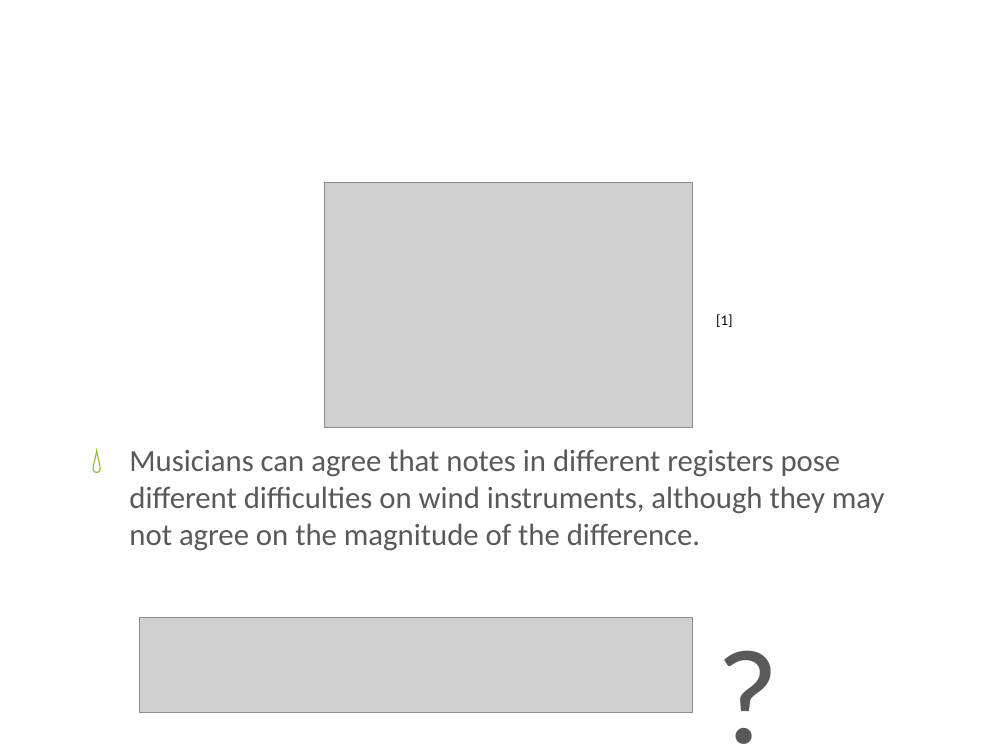
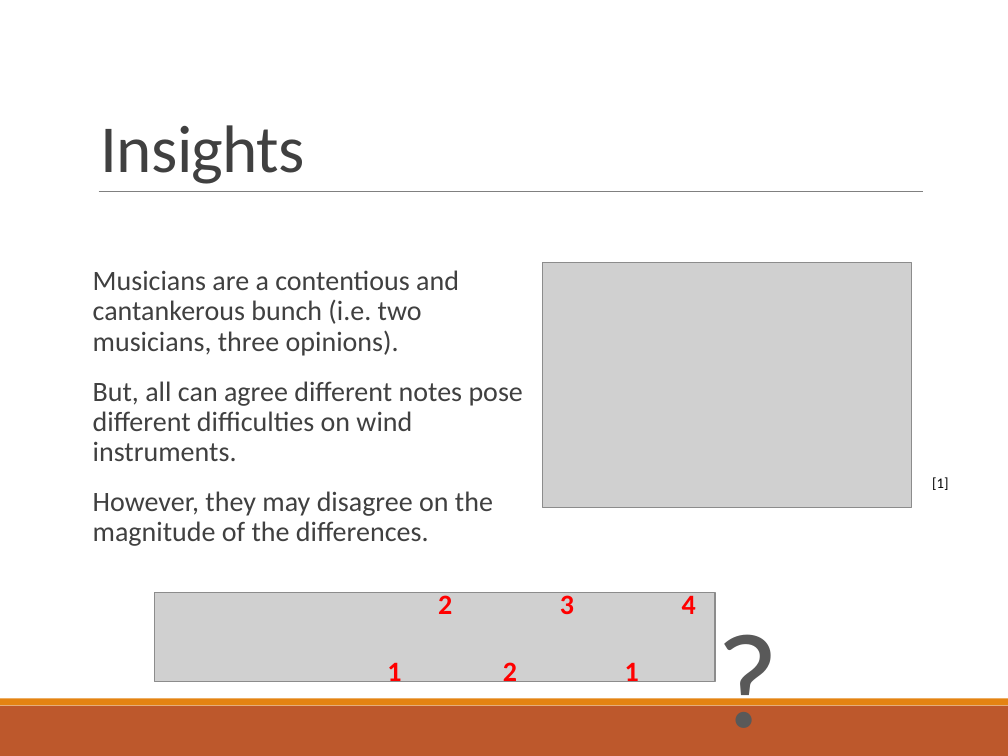
Before and after one commit to xwsxethan/MusicScoring, a slide deck: slide 4 of Documents/Thesis/ThesisDissertation.pptx (slide 3 before the commit). Drawn at 1008x756 pixels with LibreOffice and Linux fonts; fonts in the diff are those of the drawing; grey boxes stand for pictures; background and template pictures are left out. Boxes give left, top, right and bottom in pixels: in the first picture for what was removed or moved away, otherwise in the second. Text is boxed around its words. In the diff, an @@ line names an element or a change of style, - is before the commit and + after.

Commit message:
Updating slides for xwsxethan/MusicScoring#103

```diff
--- a/Documents/Thesis/ThesisDissertation.pptx
+++ b/Documents/Thesis/ThesisDissertation.pptx
@@ title "Insights": place and size @@
-title "Insights" at (50,38,958,164)
+title "Insights" at (101,125,305,184)
@@ title "Insights" at (101,125,305,184): size 46 to 48 pt, text colour #FFFFFF to #404040, letter spacing 0 to -0.5 pt; alignment centre to left; line spacing 1 to 0.85; vertical alignment middle to bottom @@
@@ line added from (99, 192) to (922, 192), #808080 0.5 pt @@
@@ picture: place and size @@
-picture at (325,182,694,427)
+picture at (542,262,911,507)
@@ text at (93,270,523,546): text changed; size 22 to 20 pt; text colour #595959 to #404040 @@
-💧 Musicians can agree that notes in different registers pose different difficulties on wind instruments, although they may not agree on the magnitude of the difference.
+  Musicians are a contentious and cantankerous bunch (i.e. two musicians, three opinions).
+  But, all can agree different notes pose different difficulties on wind instruments.
+  However, they may disagree on the magnitude of the differences.
@@ text "[1]": place and size @@
-text "[1]" at (716,314,732,327)
+text "[1]" at (932,477,948,490)
@@ text "?": place and size @@
-text "?" at (618,549,877,747)
+text "?" at (618,533,877,731)
@@ picture: place and size @@
-picture at (140,617,694,712)
+picture at (154,593,715,682)
@@ text added at (438,590,696,688), 20 pt, text #FF0000, bold @@
+2 3 4
+1 2 1
@@ rectangle added at (0,706,1008,756), fill #BD582C @@
@@ rectangle added at (0,699,1008,706), fill #E48312 @@
```
Also in this commit, not shown: 35 other slides changed, 3 slides added, 3 slides removed.
